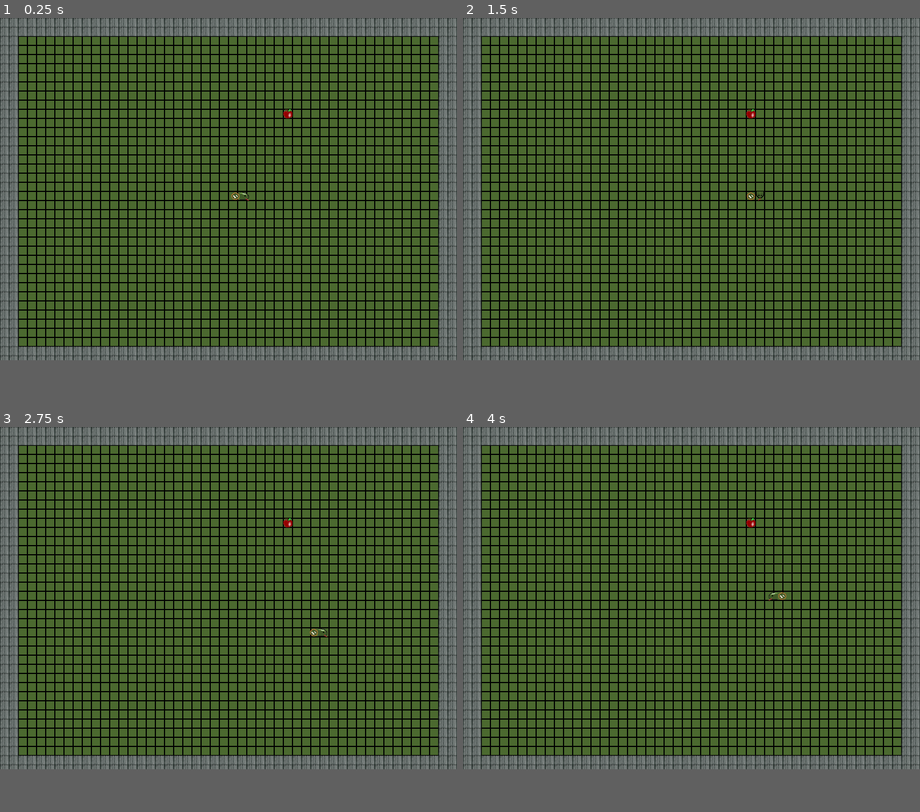
Above: before the commit, frames 1-4 (two rows, left to right).
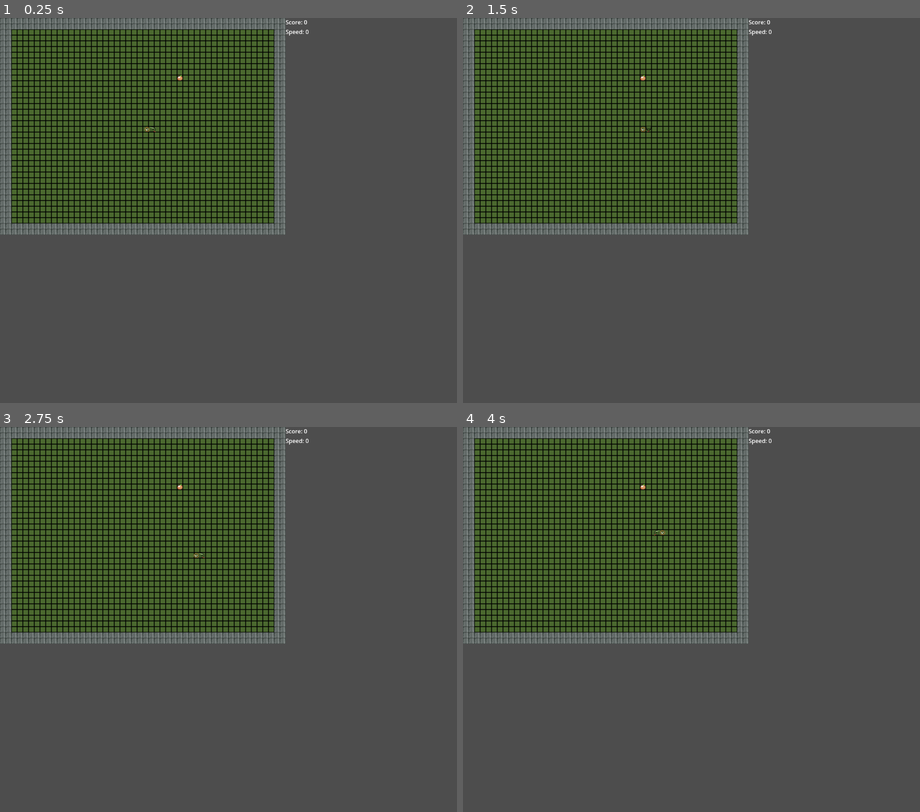
Above: after the commit, the same moments.

Repository: zhongzhouTan-coder/snake-game
Game: Godot game, scene res://scenes/main.tscn
The game is run twice, just before and just after one commit, with the same random seed, the same clock (stepped at 60 frames per second) and the same inputs.
Inputs:
- Up to frame 1 (0.25 s): no input
- Up to frame 2 (1.5 s): tap Enter at 0.5 s; hold Right (ui_right) 0.53-1.28 s; tap Space at 1.25 s; hold Down (ui_down) from 1.28 s (still down)
- Up to frame 3 (2.75 s): tap Enter at 2 s; release Down (ui_down) at 2.03 s; hold Right (ui_right) from 2.03 s (still down)
- Up to frame 4 (4 s): release Right (ui_right) at 2.78 s; hold Up (ui_up) 2.78-3.53 s; tap Space at 3.5 s; hold Left (ui_left) from 3.53 s (still down)
In our replay, the window is 800x600 before the commit and 800x675 after it. These sizes can differ from the game's own. Grey fills any space a smaller window leaves; there, only what the larger window draws over its background counts as a difference.

The runs differ from the first frame. In frame 1, 70% of the frame differs, in the area x 0-100%, y 0-89%; in frame 2, 70%; in frame 3, 70%; in frame 4, 70%.

Commit message:
feat: add random food

Diff:
--- a/project.godot
+++ b/project.godot
@@ -22,9 +22,8 @@
 
 [display]
 
-window/size/viewport_width=800
-window/size/viewport_height=600
-window/size/mode=3
+window/size/viewport_width=1280
+window/size/viewport_height=1080
 window/size/resizable=false
 
 [rendering]
--- a/scenes/food.tscn
+++ b/scenes/food.tscn
@@ -3,24 +3,22 @@
 [ext_resource type="Script" uid="uid://v0pusfsxj54q" path="res://scripts/food.gd" id="1_af40f"]
 [ext_resource type="Texture2D" uid="uid://6et3ngggp5cp" path="res://assets/textures/snake_game.png" id="1_xven1"]
 
+[sub_resource type="AtlasTexture" id="AtlasTexture_af40f"]
+atlas = ExtResource("1_xven1")
+region = Rect2(0, 48, 16, 16)
+
 [sub_resource type="RectangleShape2D" id="RectangleShape2D_af40f"]
 size = Vector2(8, 8)
-
-[sub_resource type="AtlasTexture" id="AtlasTexture_370ap"]
-atlas = ExtResource("1_xven1")
 
 [node name="Food" type="Node2D"]
 light_mask = 2
 visibility_layer = 2
 script = ExtResource("1_af40f")
 
+[node name="Sprite2D" type="Sprite2D" parent="."]
+texture = SubResource("AtlasTexture_af40f")
+
 [node name="Area2D" type="Area2D" parent="."]
 
 [node name="CollisionShape2D" type="CollisionShape2D" parent="Area2D"]
 shape = SubResource("RectangleShape2D_af40f")
-
-[node name="Sprite2D" type="Sprite2D" parent="Area2D"]
-texture = SubResource("AtlasTexture_370ap")
-hframes = 4
-vframes = 4
-frame = 12
--- a/scripts/food.gd
+++ b/scripts/food.gd
@@ -2,15 +2,43 @@
 
 class_name Food
 
+@export var food_type: FoodType = FoodType.APPLE
 @export var value: float = 10.0
 
 @onready var area: Area2D = $Area2D
+@onready var sprite: Sprite2D = $Sprite2D
 
+var fruit_atlas: Texture2D = preload("res://assets/textures/snake_game.png")
 
 signal detect_body_enter(food: Food)
 
+enum FoodType {
+	APPLE,
+	ORANGE,
+	BANANA,
+	GRAPE,
+}
+
+var fruit_regions = {
+	FoodType.APPLE: Rect2(0, 48, 16, 16),
+	FoodType.ORANGE: Rect2(16, 48, 16, 16),
+	FoodType.BANANA: Rect2(48, 32, 16, 16),
+	FoodType.GRAPE: Rect2(48, 48, 16, 16)
+}
+
 func _ready() -> void:
 	area.body_entered.connect(_on_body_entered)
+	setup_sprite()
+
+func setup_sprite():
+	if fruit_atlas and fruit_regions.has(food_type):
+		var atlas_texture = AtlasTexture.new()
+		atlas_texture.atlas = fruit_atlas
+		atlas_texture.region = fruit_regions[food_type]
+		sprite.texture = atlas_texture
+
+func initialize(type: FoodType):
+	food_type = type
 
 func _on_body_entered(_body: Node2D):
 	detect_body_enter.emit(self)
--- a/scripts/food_manager.gd
+++ b/scripts/food_manager.gd
@@ -5,6 +5,12 @@
 @export var food_scene: PackedScene = preload("res://scenes/food.tscn")
 
 var food_instance: Food = null
+var food_types: Array[Food.FoodType] = [
+	Food.FoodType.APPLE,
+	Food.FoodType.BANANA,
+	Food.FoodType.ORANGE,
+	Food.FoodType.GRAPE,
+]
 
 var position_generator: Callable
 
@@ -28,6 +34,7 @@
 		return
 
 	food_instance = food_scene.instantiate()
+	food_instance.initialize(food_types[randi_range(0, food_types.size() - 1)])
 	food_instance.detect_body_enter.connect(_on_food_eaten)
 	var pos = position_generator.call()
 	food_instance.global_position = pos
Binary file changed: assets/textures/snake_game.png
